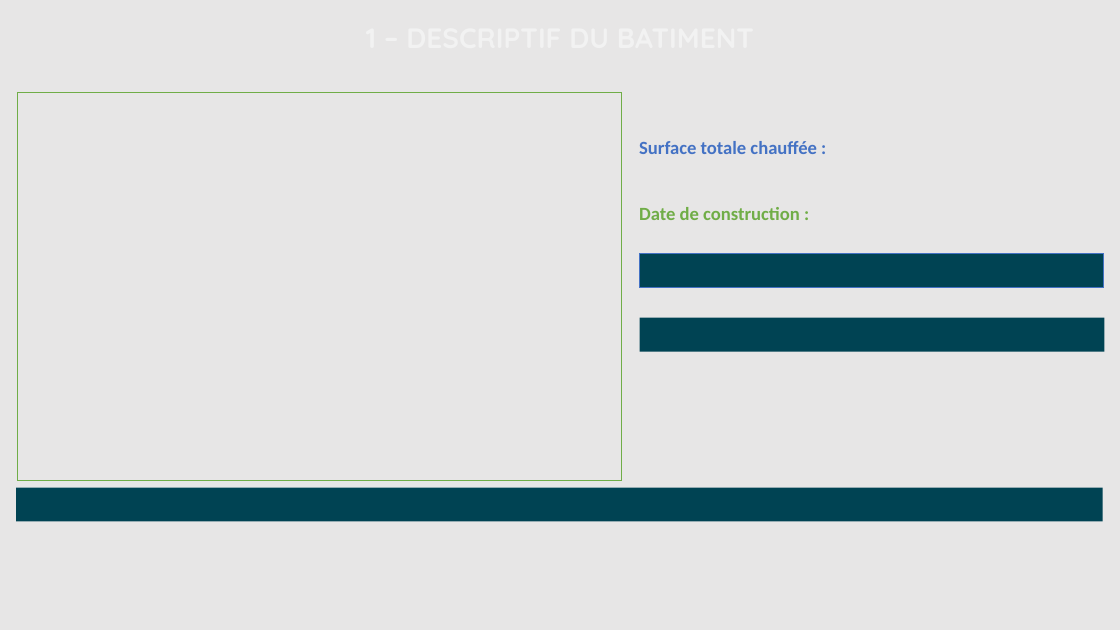
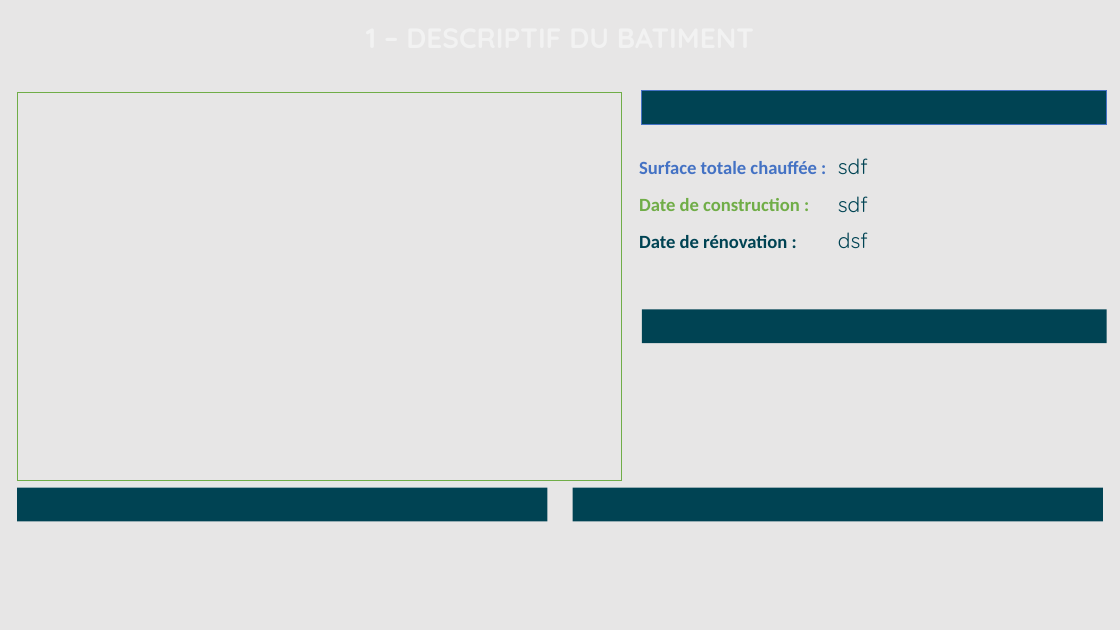
Before and after one commit to sigsieml/super-cep, a slide deck: slide 1 of app/src/main/assets/powerpointvierge.pptx. Drawn at 1120x630 pixels with LibreOffice and Linux fonts; fonts in the diff are those of the drawing; background and template pictures are left out. Boxes give left, top, right and bottom in pixels: in the first picture for what was removed or moved away, otherwise in the second. Text is boxed around its words. In the diff, an @@ line names an element or a change of style, - is before the commit and + after.

```diff
--- a/app/src/main/assets/powerpointvierge.pptx
+++ b/app/src/main/assets/powerpointvierge.pptx
@@ rectangle: place and size @@
-rectangle at [639,254,1104,287]
+rectangle at [642,90,1107,124]
@@ table at [639,134,834,254] @@
+row 3: Date de rénovation :
@@ table: place and size @@
-table at [639,92,834,226]
+table at [639,134,834,254]
@@ text added at [838,158,868,174], 18 pt, text #004353 @@
+sdf
@@ text added at [838,196,868,212], 18 pt, text #004353 @@
+sdf
@@ text added at [838,232,868,249], 18 pt, text #004353 @@
+dsf
@@ rectangle: place and size @@
-rectangle at [640,318,1105,351]
+rectangle at [642,309,1107,343]
@@ rectangle added at [17,488,547,522], fill #004353 @@
@@ rectangle: place and size @@
-rectangle at [16,488,1103,522]
+rectangle at [573,488,1103,522]
```
Also in this commit, not shown: 25 other files.
